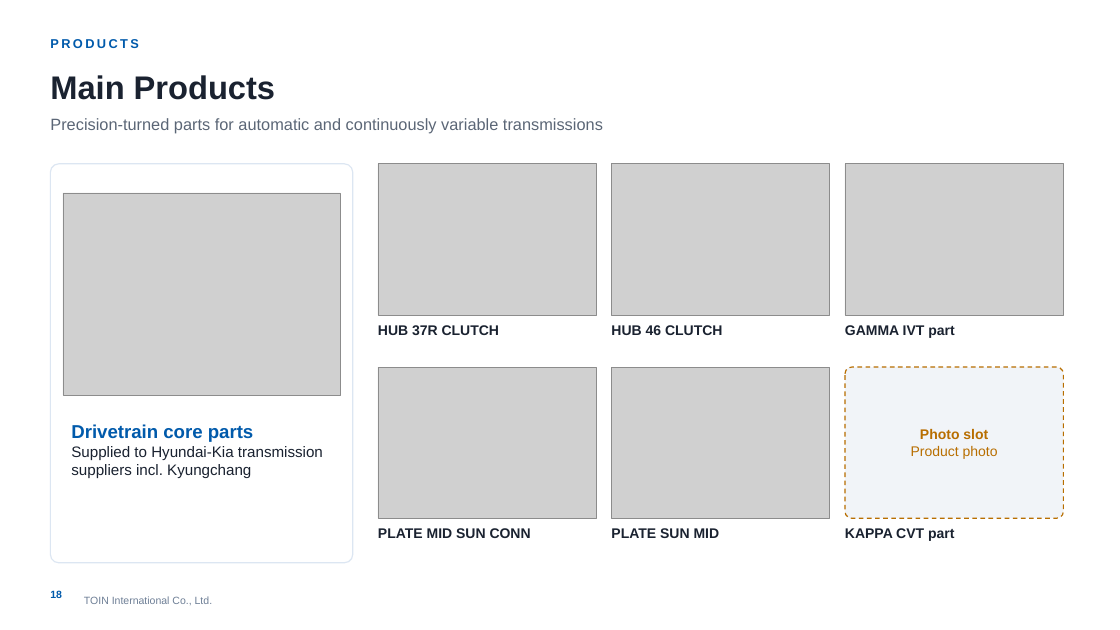
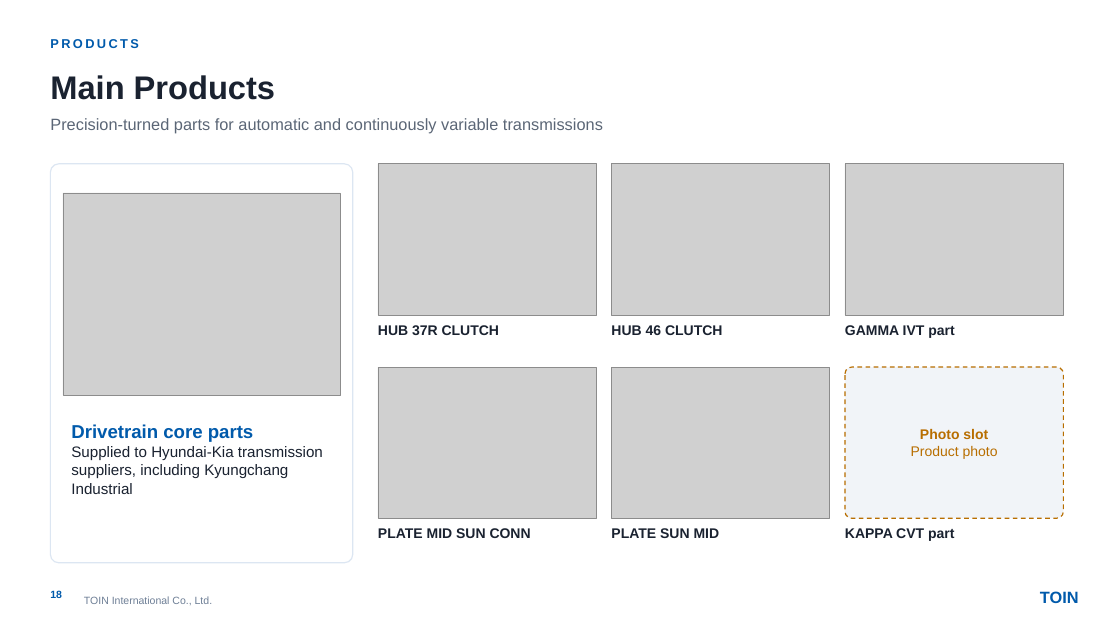
Before and after one commit to zeaus81/search, a slide deck: slide 18 of company_profile_2027/TOIN_Company_Profile_2027_EN.pptx. Drawn at 1120x630 pixels with LibreOffice and Linux fonts; fonts in the diff are those of the drawing; grey boxes stand for pictures; background and template pictures are left out. Boxes give left, top, right and bottom in pixels: in the first picture for what was removed or moved away, otherwise in the second. Text is boxed around its words. In the diff, an @@ line names an element or a change of style, - is before the commit and + after.

```diff
--- a/company_profile_2027/TOIN_Company_Profile_2027_EN.pptx
+++ b/company_profile_2027/TOIN_Company_Profile_2027_EN.pptx
@@ text at (x1=71, y1=446, x2=323, y2=494): text changed @@
-Supplied to Hyundai-Kia transmission suppliers incl. Kyungchang
+Supplied to Hyundai-Kia transmission suppliers, including Kyungchang Industrial
@@ text added at (x1=1040, y1=591, x2=1079, y2=603), 14 pt, text #005AAB, bold @@
+TOIN
```
Also in this commit, not shown: 19 other slides changed, 1 other file.
